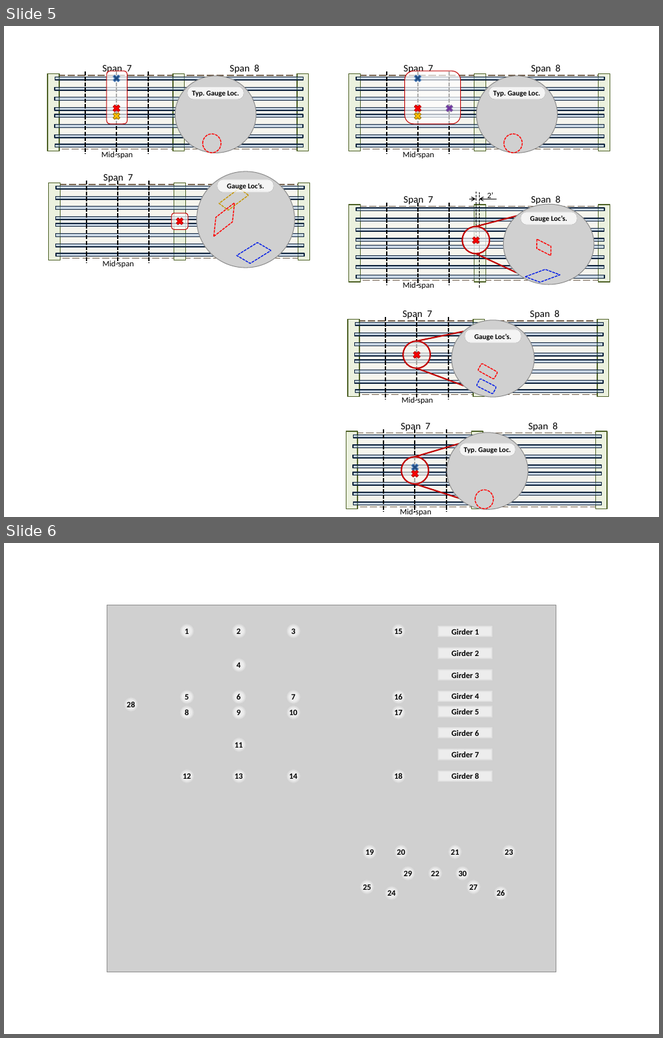
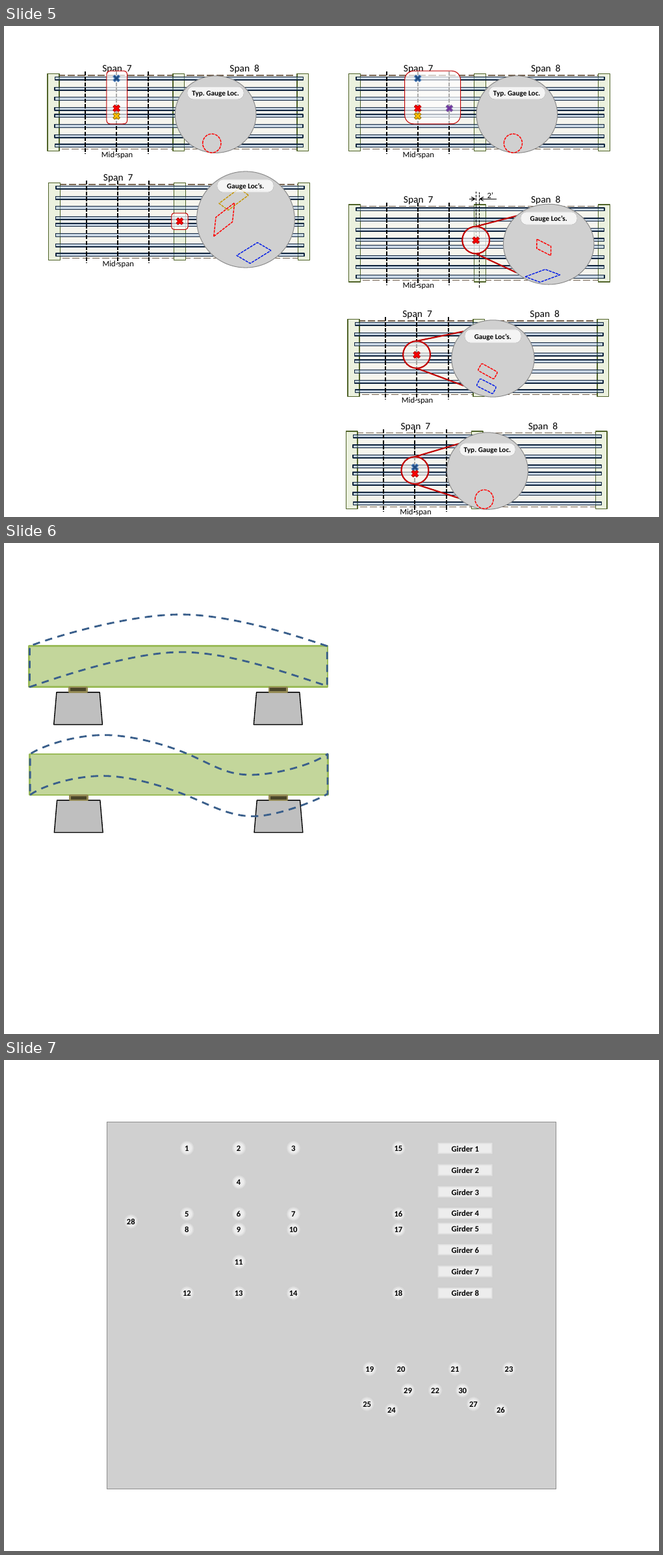
Before and after one commit to jbbraley/I76, a slide deck: Planning/Instrumentation.pptx. Shown one above the other, each under a label of ours: slides 5 and 6 before the commit, slides 5, 6 and 7 after it. The pictures are 663x1038 and 663x1555 pixels, drawn with LibreOffice and Linux fonts; fonts in the diff are those of the drawing; grey boxes stand for pictures. Boxes give left, top, right and bottom in pixels: in the first picture for what was removed or moved away, otherwise in the second. Text is boxed around its words. In the diff, an @@ line names an element or a change of style, - is before the commit and + after.

```diff
--- a/Planning/Instrumentation.pptx
+++ b/Planning/Instrumentation.pptx
@@ slide 6 added at (4, 543, 659, 1034), background #FFFFFF @@
@@ freeform shape added at (29, 615, 327, 687), outline #3A5F8C 2 pt dashed @@
@@ rectangle added at (29, 646, 328, 688), fill #C3D69B, outline #9BBB59 2 pt @@
@@ trapezoid added at (54, 693, 102, 724), fill #BFBFBF, outline #000000 1 pt @@
@@ rectangle added at (70, 687, 87, 693), fill #4A452A, outline #948A54 2 pt @@
@@ trapezoid added at (254, 693, 302, 724), fill #BFBFBF, outline #000000 1 pt @@
@@ rectangle added at (269, 687, 287, 693), fill #4A452A, outline #948A54 2 pt @@
@@ freeform shape added at (30, 735, 328, 816), outline #3A5F8C 2 pt dashed @@
@@ rectangle added at (29, 754, 328, 795), fill #C3D69B, outline #9BBB59 2 pt @@
@@ rectangle added at (70, 795, 87, 800), fill #4A452A, outline #948A54 2 pt @@
@@ rectangle added at (270, 795, 287, 800), fill #4A452A, outline #948A54 2 pt @@
@@ trapezoid added at (55, 800, 103, 833), fill #BFBFBF, outline #000000 1 pt @@
@@ trapezoid added at (254, 800, 303, 833), fill #BFBFBF, outline #000000 1 pt @@
@@ what was slide 6 is now slide 7 @@
```
Also in this commit, not shown: 1 other file.
